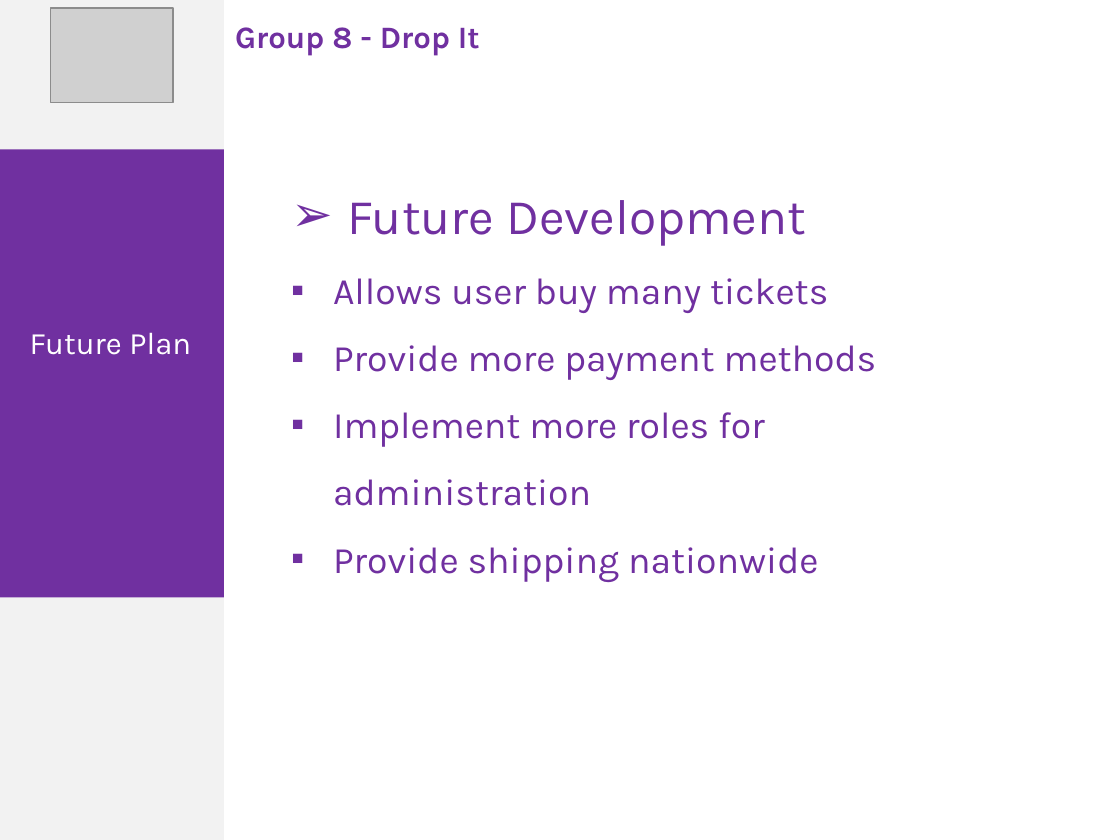
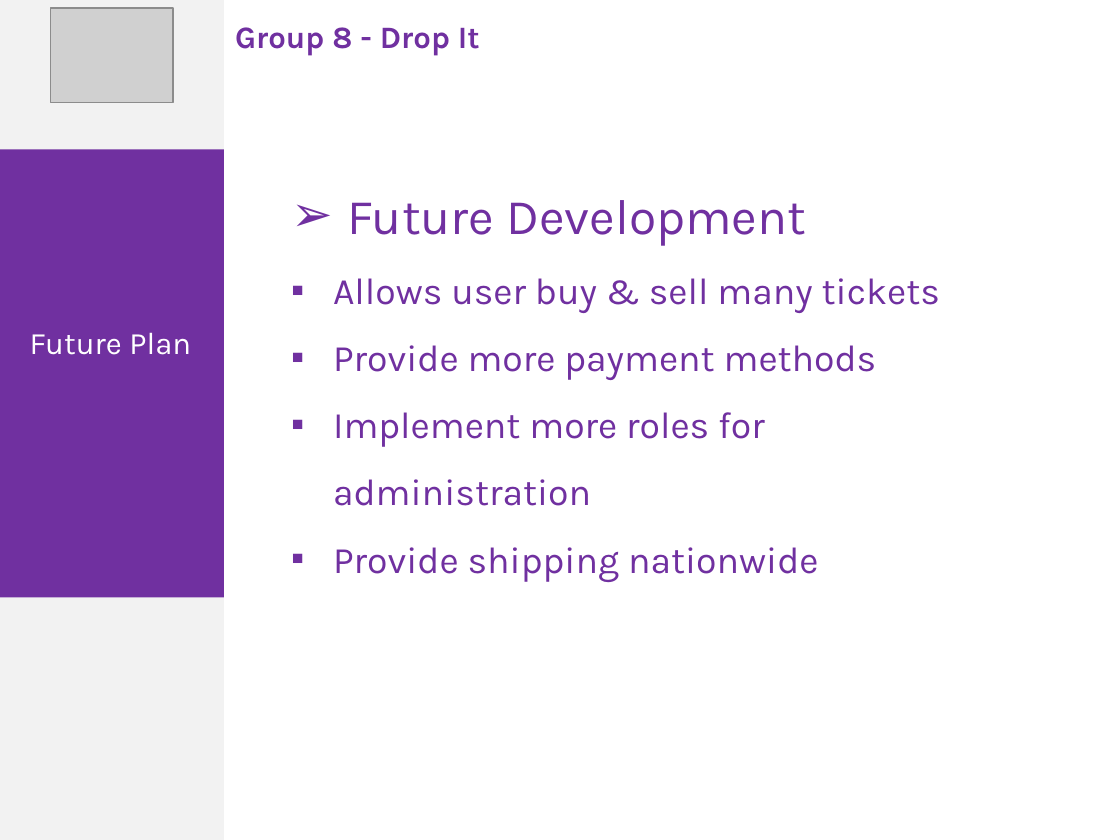
Before and after one commit to phonglk/fptu_capstone, a slide deck: slide 19 of Document/Present.pptx (slide 16 before the commit). Drawn at 1120x840 pixels with LibreOffice and Linux fonts; fonts in the diff are those of the drawing; grey boxes stand for pictures. Boxes give left, top, right and bottom in pixels: in the first picture for what was removed or moved away, otherwise in the second. Text is boxed around its words. In the diff, an @@ line names an element or a change of style, - is before the commit and + after.

```diff
--- a/Document/Present.pptx
+++ b/Document/Present.pptx
@@ text at box(333, 278, 940, 313): text changed @@
-▪ Allows user buy many tickets
+▪ Allows user buy & sell many tickets
```
Also in this commit, not shown: 3 other slides changed, 4 slides added, 1 slide removed.
